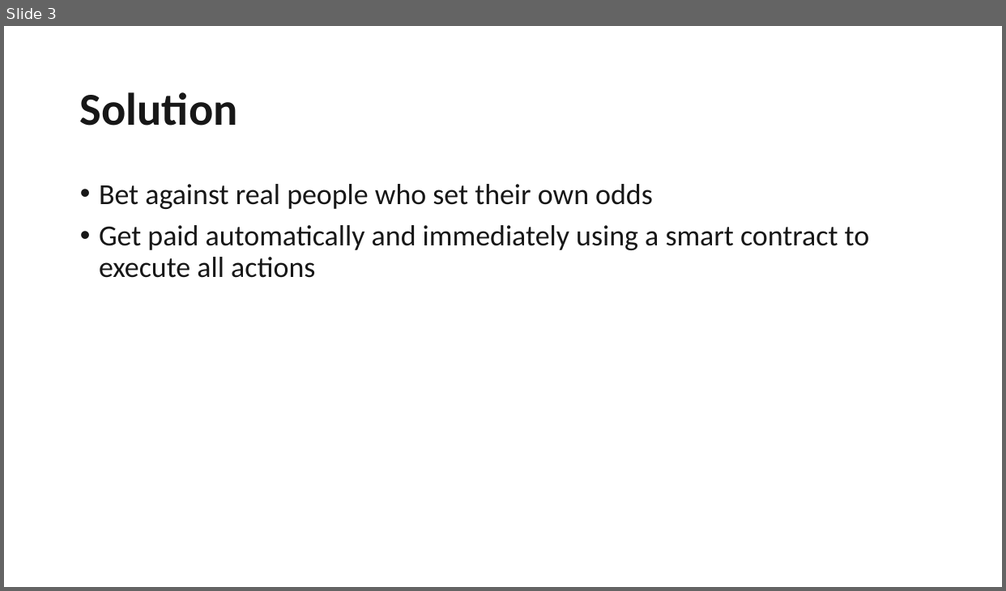
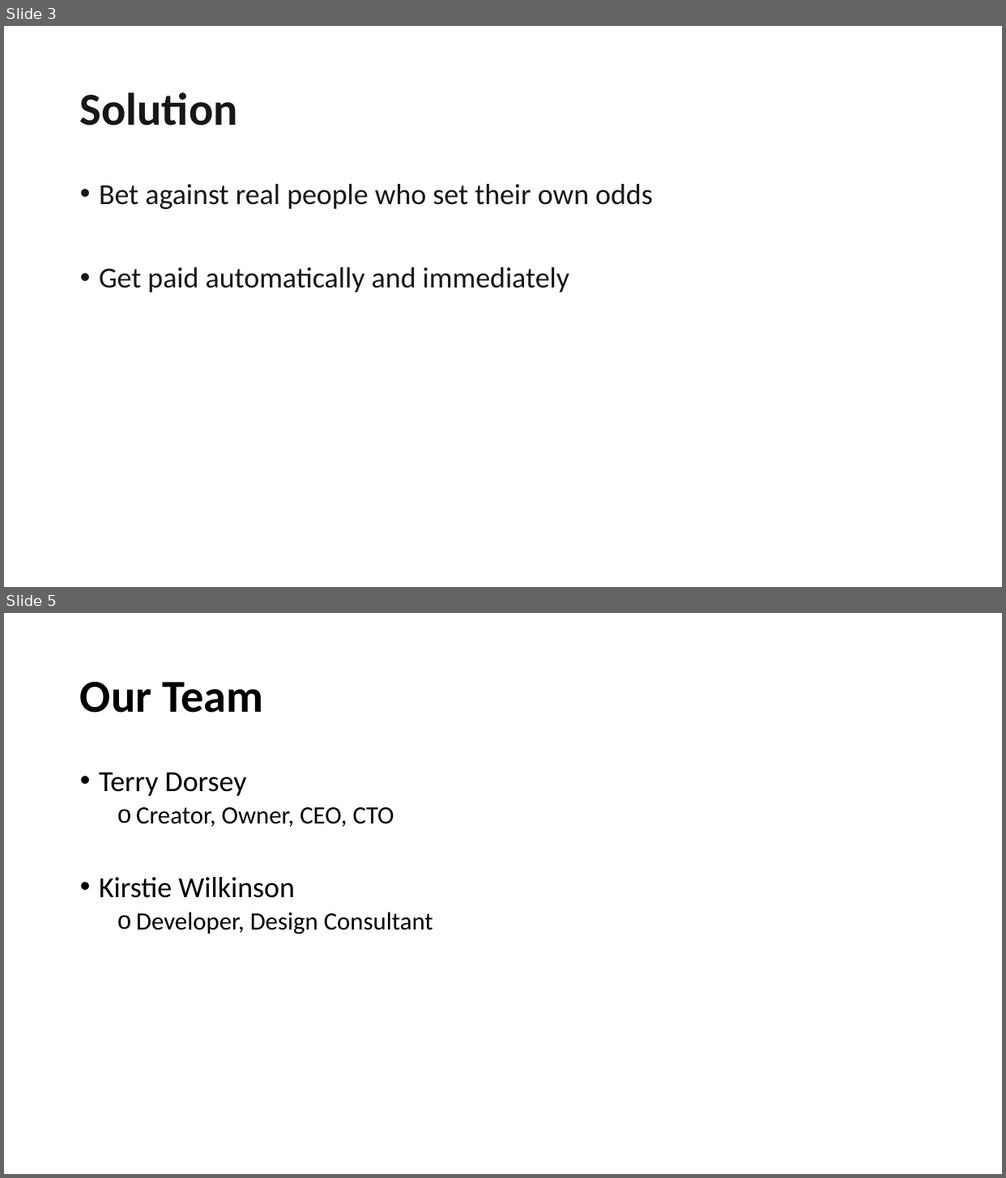
Before and after one commit to geektechniquestudios/ChessWager, a slide deck: brand-assets/pitch-deck/ChessWagerPitchDeck.pptx. Shown one above the other, each under a label of ours: slide 3 before the commit, slides 3 and 5 after it; the slides between them are not shown. The pictures are 1006x591 and 1006x1178 pixels, drawn with LibreOffice and Linux fonts; fonts in the diff are those of the drawing. Boxes give left, top, right and bottom in pixels: in the first picture for what was removed or moved away, otherwise in the second. Text is boxed around its words. In the diff, an @@ line names an element or a change of style, - is before the commit and + after.

Commit message:
add team slide and ask slide edit and improve existing deck add data

```diff
--- a/brand-assets/pitch-deck/ChessWagerPitchDeck.pptx
+++ b/brand-assets/pitch-deck/ChessWagerPitchDeck.pptx
@@ slide 5 added at bbox=[4, 613, 1002, 1174], background #FFFFFF @@
@@ title added at bbox=[80, 682, 263, 713], 44 pt, text #000000, bold @@
+Our Team
@@ text added at bbox=[99, 773, 433, 935], 24 pt, text #000000 @@
+• Terry Dorsey
+  o Creator, Owner, CEO, CTO
+• Kirstie Wilkinson
+  o Developer, Design Consultant
@@ slide 3 changed as well @@
@@ text at bbox=[99, 267, 569, 292]: text changed @@
-• Get paid automatically and immediately using a smart contract to execute all actions
+• Get paid automatically and immediately
```
Also in this commit, not shown: 4 other slides changed, 1 other slide added.
